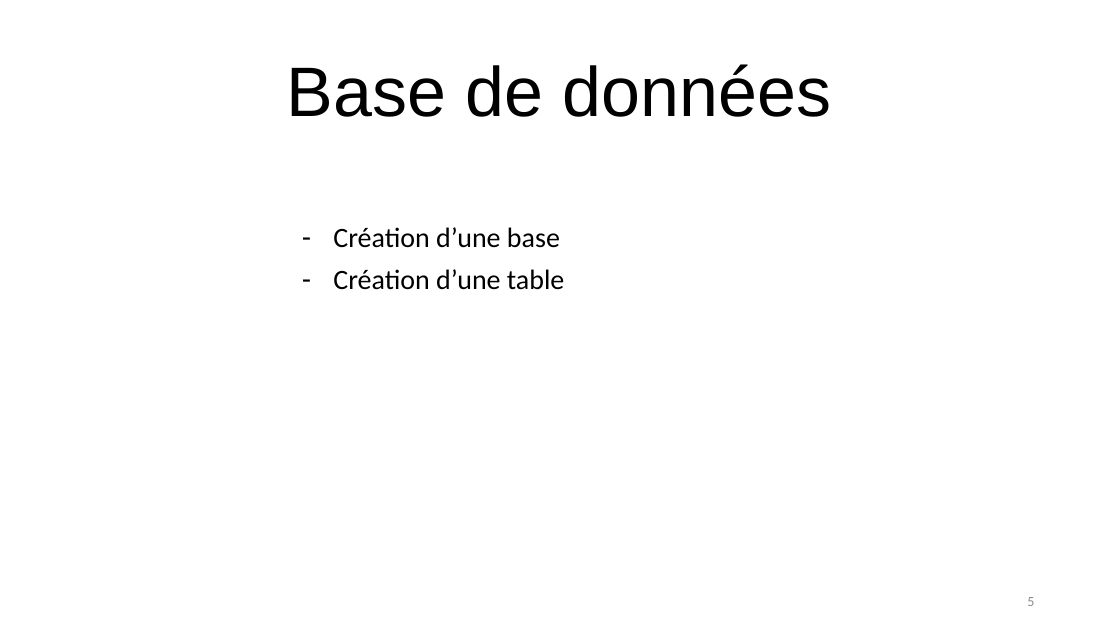
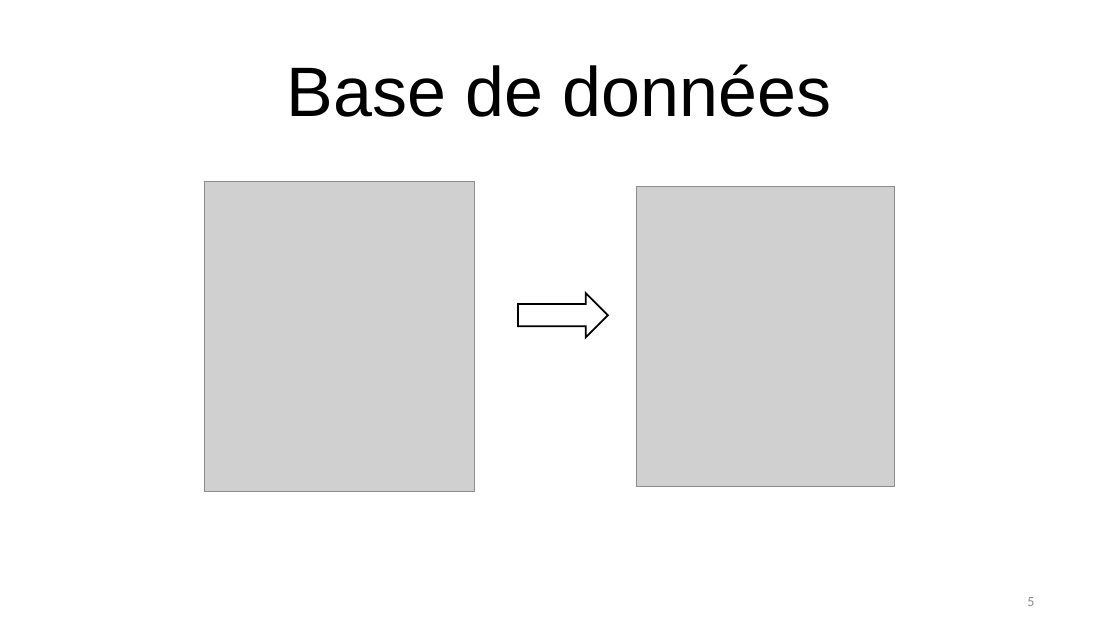
Before and after one commit to chopinvictor/CUBES-2, a slide deck: slide 5 of Présentation CUBE 2.pptx. Drawn at 1120x630 pixels with LibreOffice and Linux fonts; fonts in the diff are those of the drawing; grey boxes stand for pictures; background and template pictures are left out. Boxes give left, top, right and bottom in pixels: in the first picture for what was removed or moved away, otherwise in the second. Text is boxed around its words. In the diff, an @@ line names an element or a change of style, - is before the commit and + after.

```diff
--- a/Présentation CUBE 2.pptx
+++ b/Présentation CUBE 2.pptx
@@ picture added at (x1=205, y1=181, x2=475, y2=492) @@
@@ picture added at (x1=637, y1=187, x2=895, y2=486) @@
@@ subtitle removed at (x1=333, y1=227, x2=564, y2=290) @@
-– Création d’une base
-– Création d’une table
@@ right arrow added at (x1=518, y1=293, x2=608, y2=338), fill #FFFFFF, outline #000000 1.5 pt @@
```
Also in this commit, not shown: 1 other slide changed.
